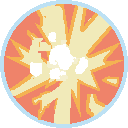
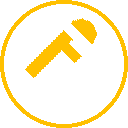
Layered file, before and after one edit (w=128, h=128). Changes by layer:
added layer "Layer 11" above "Layer 10" over [23, 38, 95, 111]
added layer "Layer 10" above "Layer 2" over [25, 18, 97, 91]
hid "Layer 6", painted on it over [6, 4, 123, 124]
removed layer "Layer 4" over [4, 4, 124, 124]
painted on "Layer 1" over [0, 0, 128, 128]
